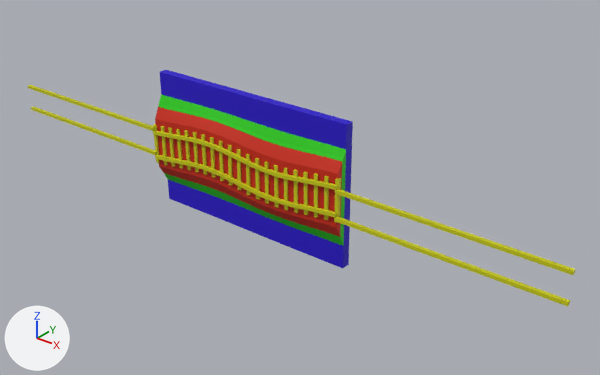
The OBJ model data/railsim/test/modeshape/shape27.obj, before and after one commit.
The view is the same before and after, from a camera (50 mm lens) standing at (46.4, -29.6, 18.6) and looking at (21.1, 2.0, -1.0). Lighting does not change. The marker at lower left points along +X, +Y and +Z. Where no turn or scale is listed for an object, it has been applied to the vertices. Vertices at the same position are counted once.

In view in the first picture: 'shape27'.
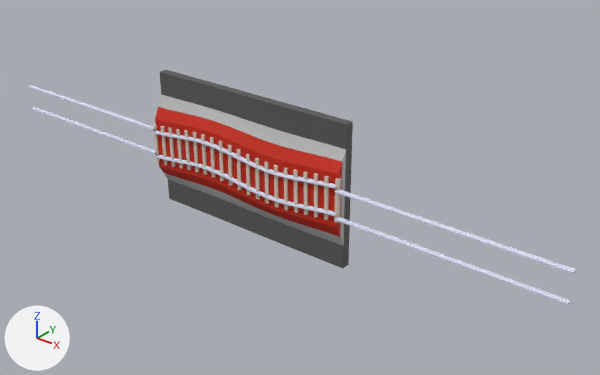
The change, as JSON lines over the scene's bpy script:
```json
{"op": "set", "path": "mat_green.base_color", "old": "(0.0166, 0.592, 0.0)", "new": "(0.5, 0.5, 0.5)", "note": "green #23ca00 -> grey #bcbcbc"}
{"op": "set", "path": "mat_blue.base_color", "old": "(0.0166, 0.0, 0.592)", "new": "(0.1, 0.1, 0.1)", "note": "blue #2300ca -> dark grey #595959"}
{"op": "add", "block": "mat_rails", "code": ["mat_rails = principled_material('rails')", "mat_rails.base_color = (0.7, 0.73, 0.9)  # white #dadef3", "mat_rails.roughness = 1.0"]}
{"op": "add", "block": "mat_sleepers", "code": ["mat_sleepers = principled_material('sleepers')", "mat_sleepers.base_color = (0.7, 0.6, 0.5)  # light grey #dacbbc", "mat_sleepers.roughness = 1.0"]}
{"block": "me_shape27", "where": "# used by ob_shape27; location = (0.0, 0.0, 0.0)"}
{"op": "remove", "block": "me_shape27", "code": "me_shape27.from_pydata(...)  # 6122 vertices, 6417 faces; spans x 0.0..37.0, y -0.1..1.2, z -4.0..4.0"}
{"op": "add", "block": "me_shape27", "code": "me_shape27.from_pydata(...)  # 6662 vertices, 6831 faces; spans x 0.0..37.0, y -0.1..1.2, z -4.0..4.0"}
{"block": "me_shape27", "change": "me_shape27 part 1: 88 vertices moved within x 0.0..37.0, y -0.1..0.1, z -1.0..1.0; 86 vertices removed from x 0.0..37.0, y -0.1, z -1.1..1.1; 626 vertices added at x 0.0..37.0, y -0.1..0.1, z -1.0..1.0"}
{"block": "me_shape27", "change": "me_shape27 part 2: 1471 faces spanning x 11.9..25.1, y 0.0..0.2, z -1.4..1.4 switch from mat_yellow (yellow #caca00) to mat_sleepers (light grey #dacbbc)"}
{"op": "add", "block": "me_shape27", "code": "me_shape27.materials.append(mat_rails)  # white #dadef3"}
```

Changed parts and their boxes [x1, y1, x2, y2] in the pictures (600 x 375 px):
```json
{"object": "shape27", "change": "recoloured, reshaped", "before": [28, 70, 575, 307], "after": [28, 70, 575, 305]}
{"part": 1, "of": "me_shape27", "change": "built on", "before": [28, 85, 575, 307], "after": [28, 85, 575, 305]}
{"part": 2, "of": "me_shape27", "change": "recoloured", "before": [153, 124, 341, 223], "after": [153, 124, 341, 223], "on screen": "yellow to grey"}
```
